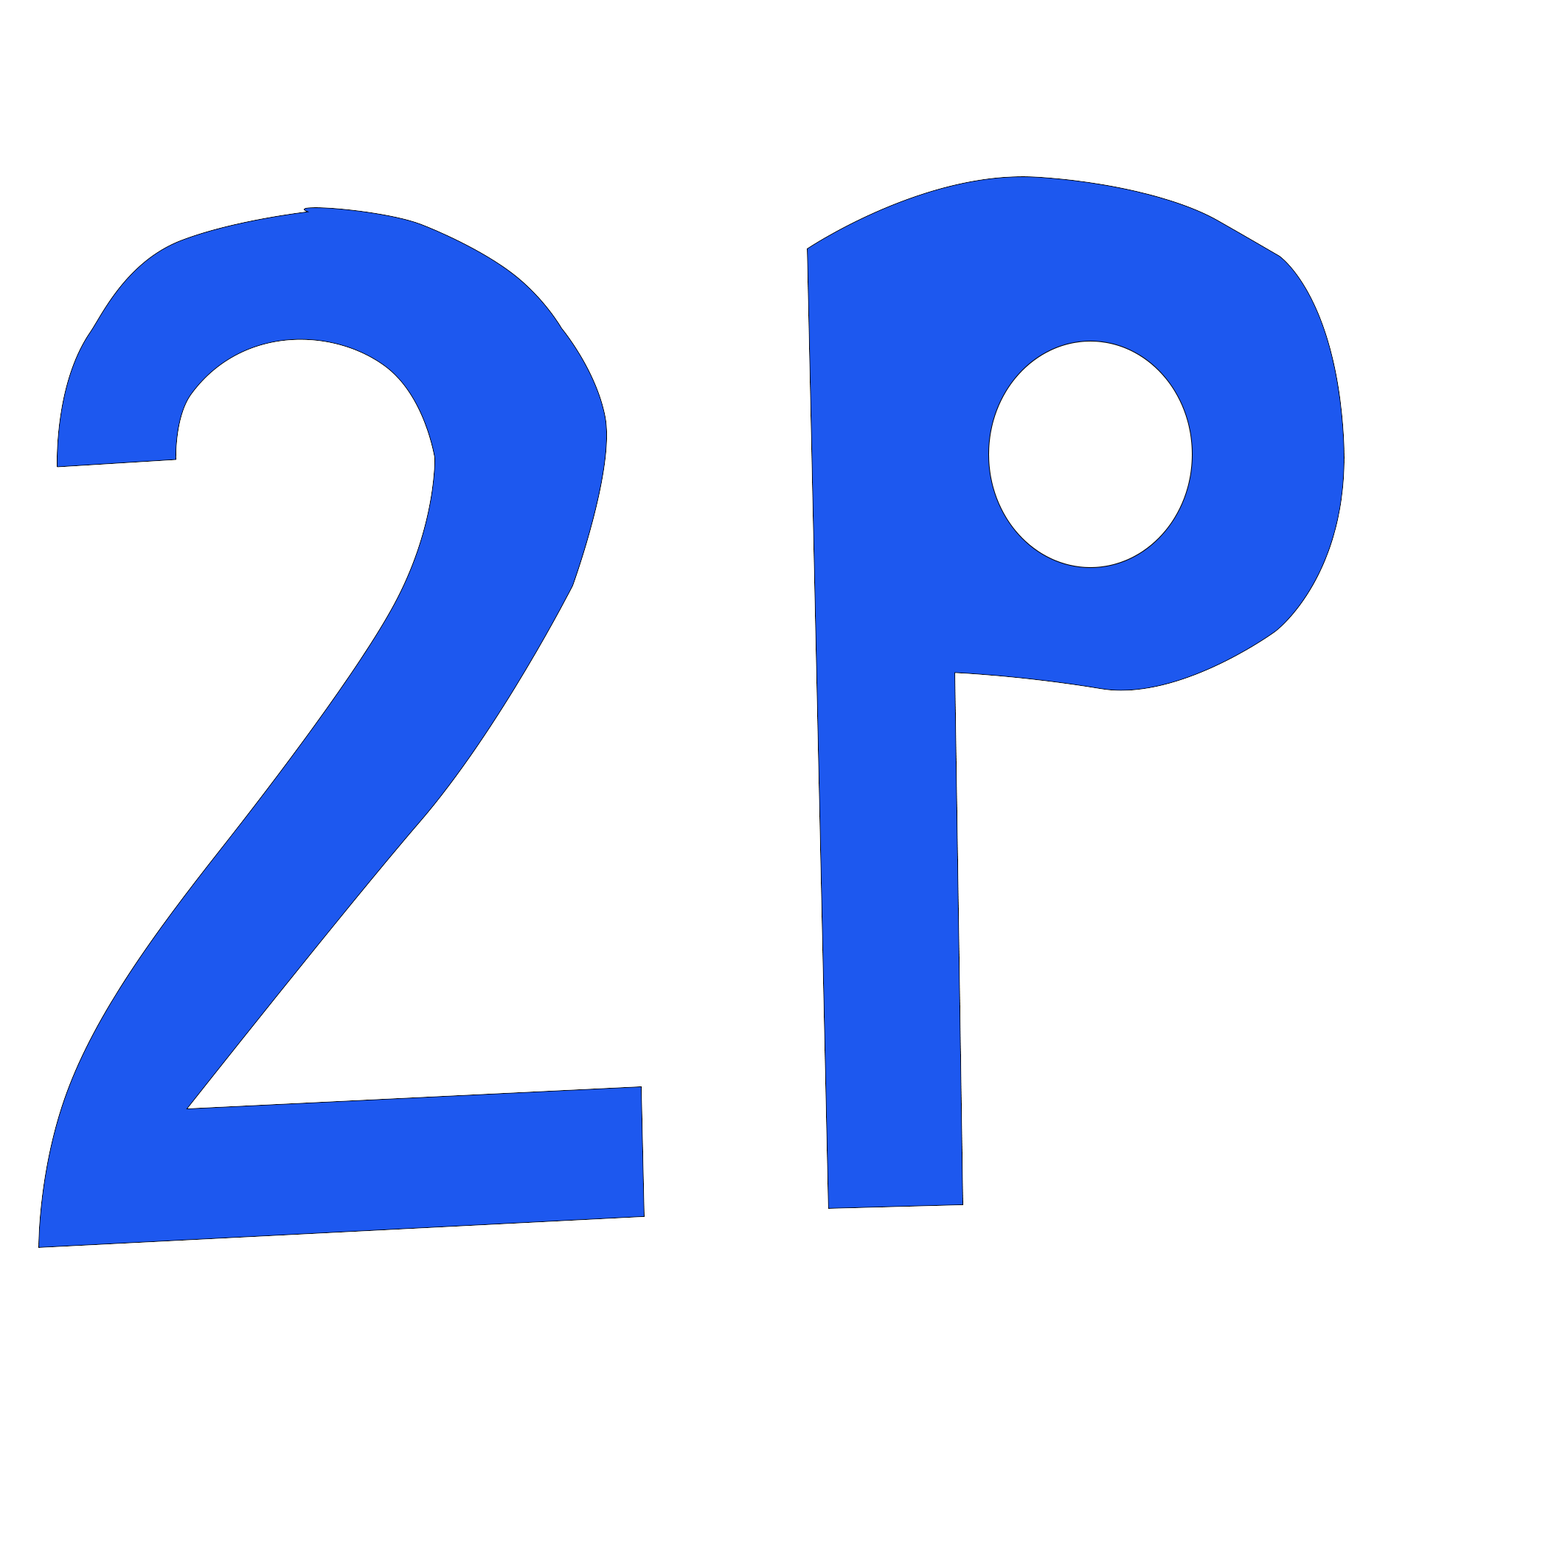
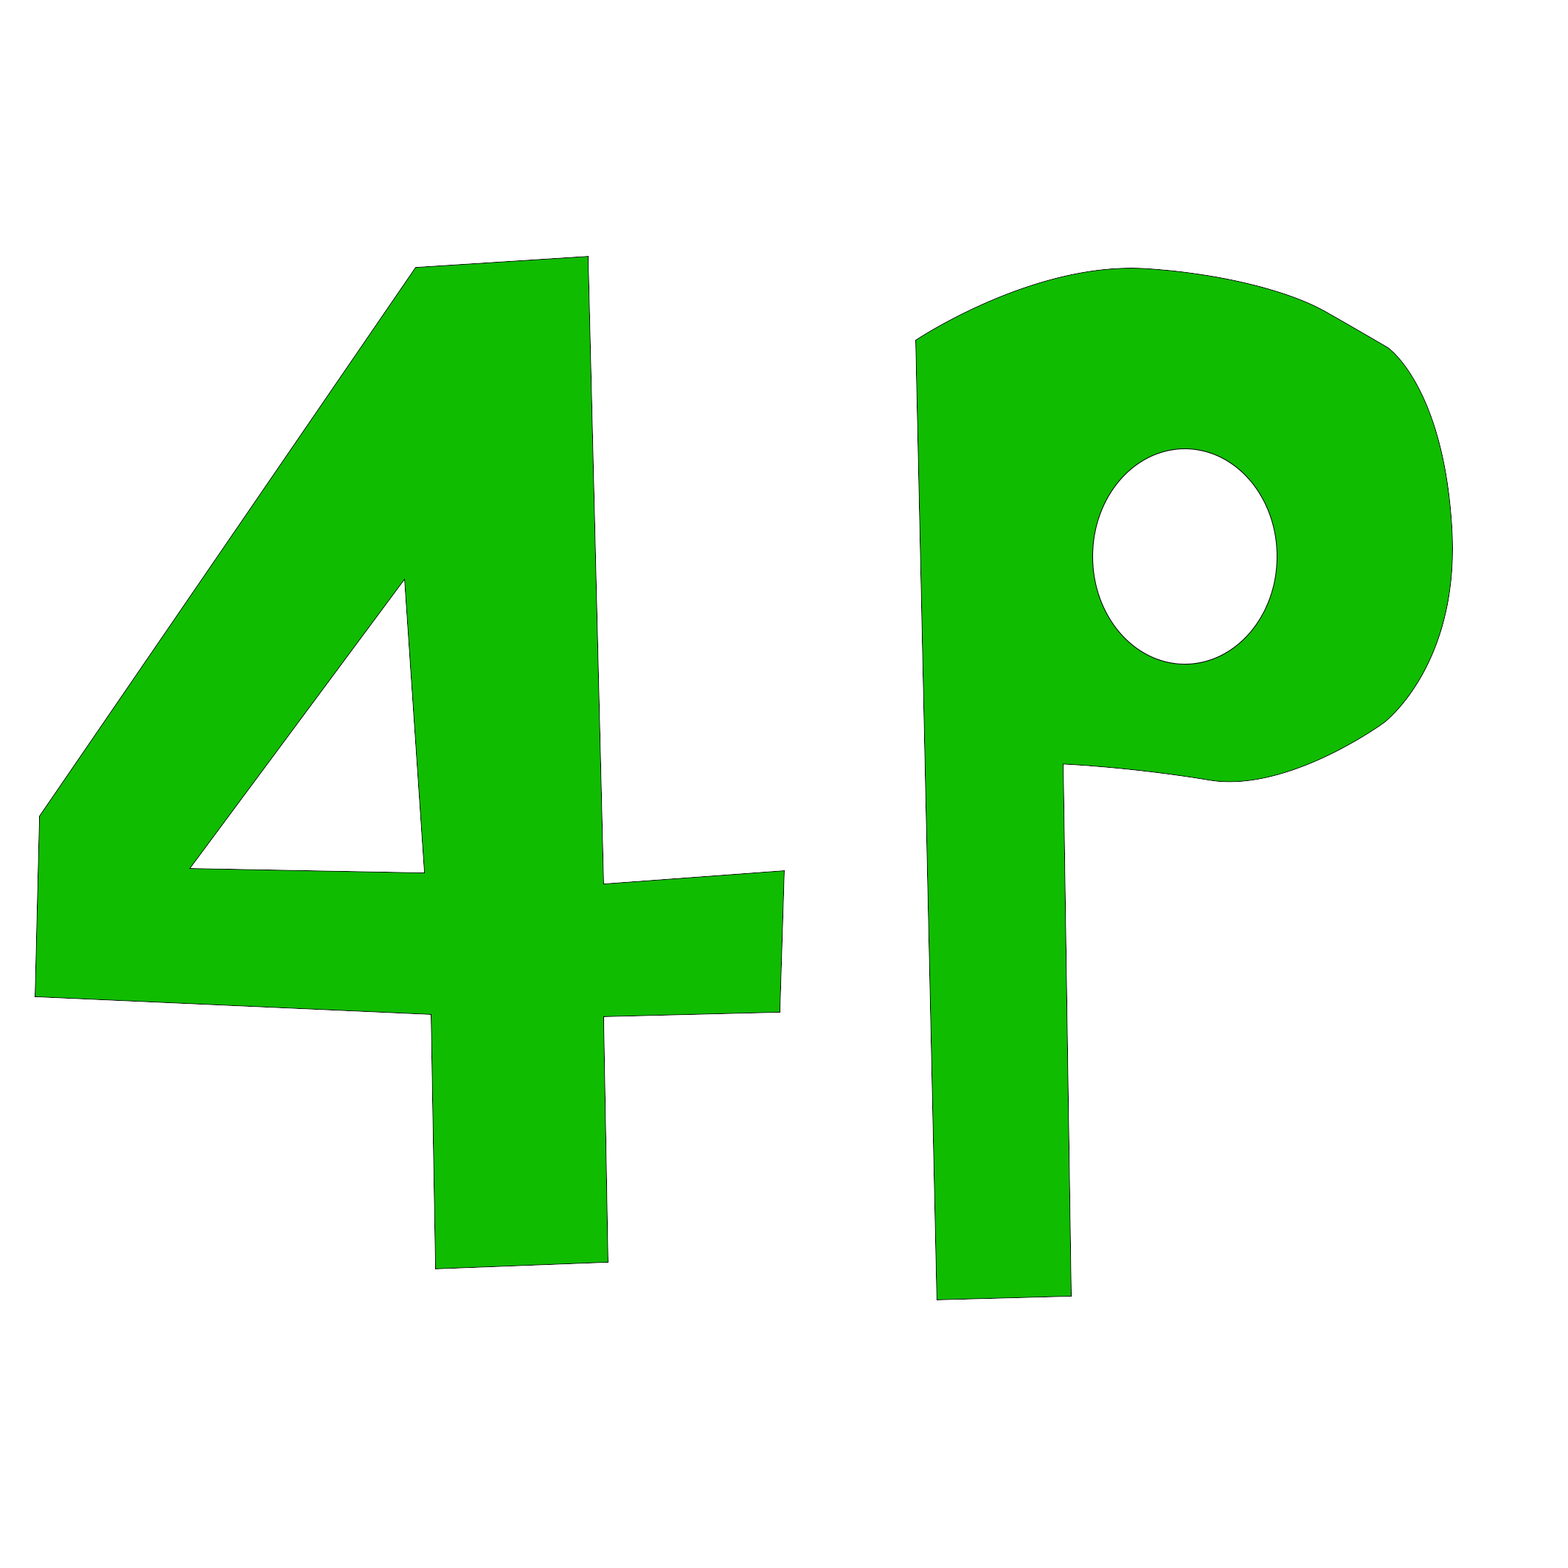
Revision of a layered 1568 x 1568 image; what changed, layer by layer:
added group "グループ 1" with 4 layers above "3P" over [34, 255, 1453, 1301]
added layer "楕円形 4" in group "グループ 1" over [1092, 448, 1278, 665]
added layer "シェイプ 2" (1st of 3, in "グループ 1") in group "グループ 1" over [915, 267, 1453, 1301]
added layer "シェイプ 5" in group "グループ 1" over [34, 255, 785, 1270]
hid group "2P" (3 layers) over [38, 176, 1345, 1248]
painted on "シェイプ 2" (3rd of 3, in "2P") over [1275, 458, 1345, 633]
painted on "シェイプ 3" over [44, 432, 608, 1182]